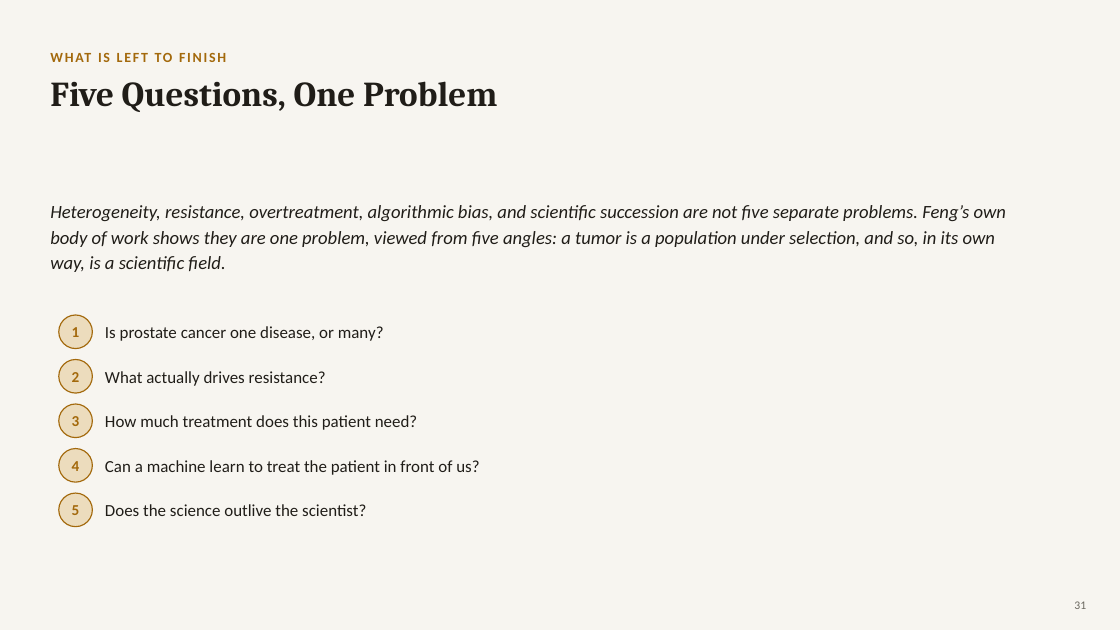
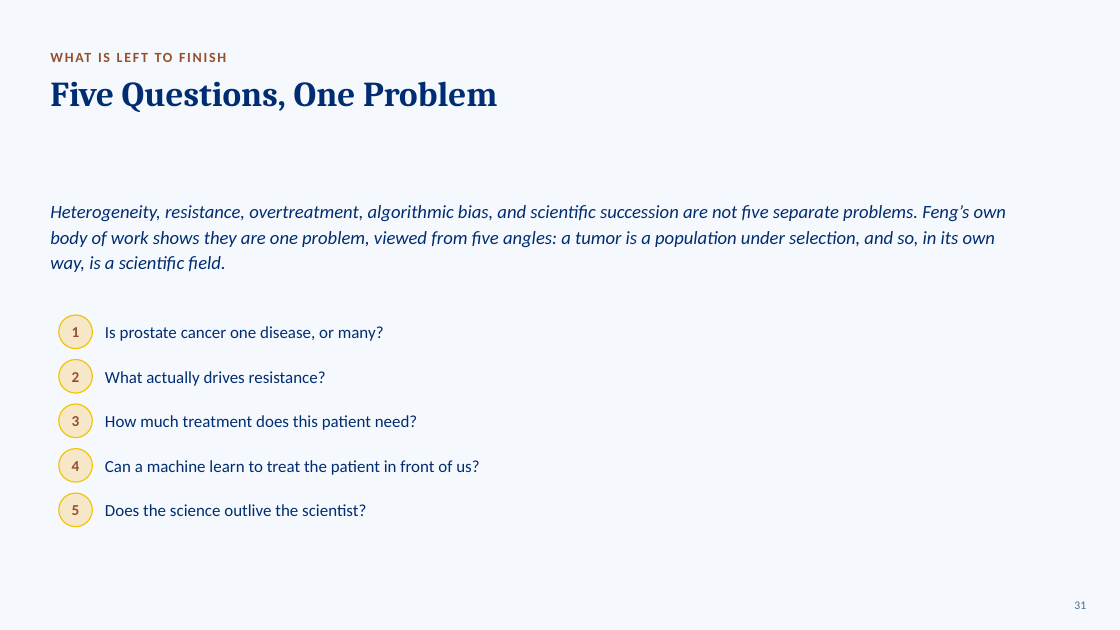
Before and after one commit to kpienta-cloud/FENG, a slide deck: slide 31 of slides/Transformative_Science_Feng_Keynote.pptx. Drawn at 1120x630 pixels with LibreOffice and Linux fonts; fonts in the diff are those of the drawing. Boxes give left, top, right and bottom in pixels: in the first picture for what was removed or moved away, otherwise in the second. Text is boxed around its words. In the diff, an @@ line names an element or a change of style, - is before the commit and + after.

Commit message:
Re-theme keynote deck with official Johns Hopkins brand colors (Heritage Blue / Spirit Blue / Gold)

```diff
--- a/slides/Transformative_Science_Feng_Keynote.pptx
+++ b/slides/Transformative_Science_Feng_Keynote.pptx
@@ background #F7F5F0 to #F5F8FC @@
@@ text colour #A3690C to #964F2E in 6 elements at [155, 53, 173, 62], [72, 327, 80, 337], [72, 372, 80, 382], [72, 416, 80, 426], [72, 461, 80, 471], [72, 505, 80, 515] @@
@@ fill #ECDCBD to #F6E7C9; outline #A3690C 1 pt to #F1C400 1 pt in 5 elements at [59, 315, 92, 349], [59, 360, 92, 393], [59, 404, 92, 438], [59, 449, 92, 482], [59, 493, 92, 527] @@
@@ text colour #201D18 to #002D72 in 7 elements at [50, 81, 497, 112], [50, 205, 1006, 272], [105, 326, 384, 341], [105, 371, 326, 386], [105, 415, 417, 430], [105, 460, 479, 475], [105, 504, 366, 516] @@
@@ text "31" at [1074, 601, 1086, 609]: text colour #6B6860 to #4A6B8A @@
```
Also in this commit, not shown: 33 other slides changed.
